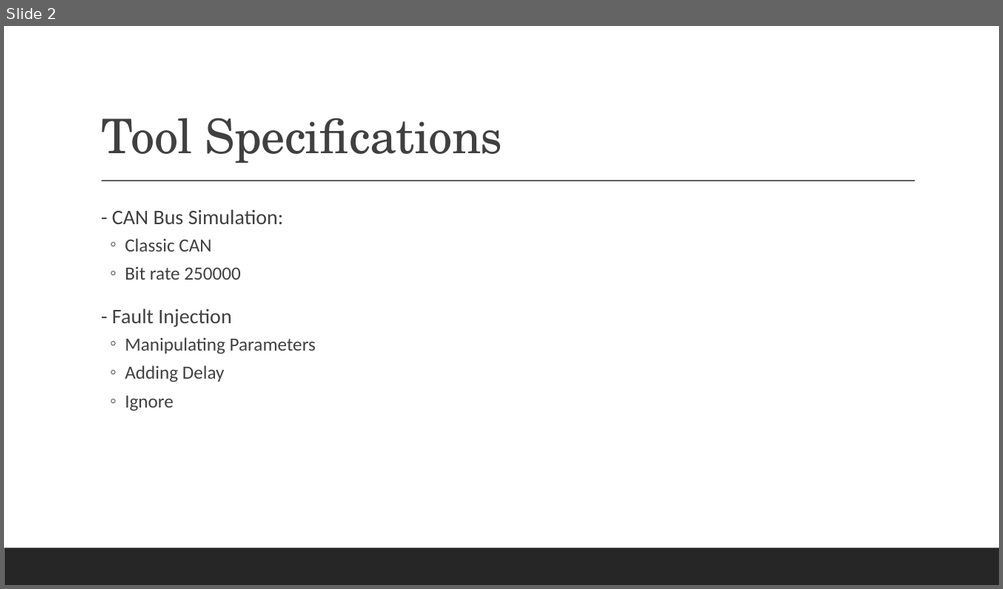
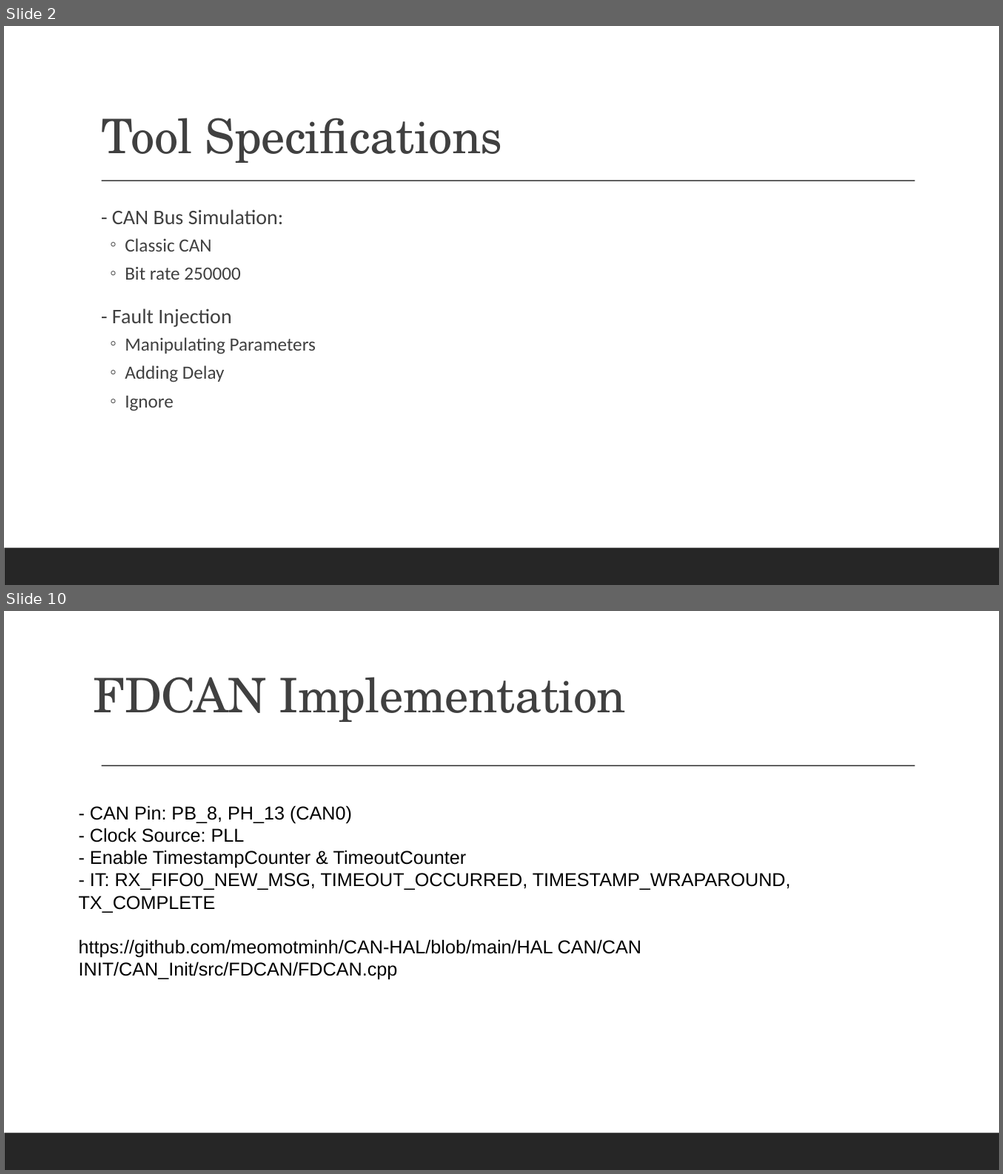
Before and after one commit to meomotminh/CAN-HAL, a slide deck: Thesis Present/PPT/Workshop 3 Presentation.odp. Shown one above the other, each under a label of ours: slide 2 before the commit, slides 2 and 10 after it; the slides between them are not shown. The pictures are 1003x589 and 1003x1174 pixels, drawn with LibreOffice and Linux fonts; fonts in the diff are those of the drawing. Boxes give left, top, right and bottom in pixels: in the first picture for what was removed or moved away, otherwise in the second. Text is boxed around its words. In the diff, an @@ line names an element or a change of style, - is before the commit and + after.

```diff
--- a/Thesis Present/PPT/Workshop 3 Presentation.odp
+++ b/Thesis Present/PPT/Workshop 3 Presentation.odp
@@ slide 10 added at <box>4,611,999,1170</box>, background #FFFFFF; not listed: 2 template elements that a slide beside it also shows @@
@@ title added at <box>94,677,626,722</box>, 46 pt, text #404040 @@
+FDCAN Implementation
@@ text added at <box>79,806,791,980</box>, 18 pt, text #000000 @@
+- CAN Pin: PB_8, PH_13 (CAN0)
+- Clock Source: PLL
+- Enable TimestampCounter & TimeoutCounter
+- IT: RX_FIFO0_NEW_MSG, TIMEOUT_OCCURRED, TIMESTAMP_WRAPAROUND, TX_COMPLETE
+https://github.com/meomotminh/CAN-HAL/blob/main/HAL CAN/CAN INIT/CAN_Init/src/FDCAN/FDCAN.cpp
```
Also in this commit, not shown: 10 slides changed, 11 other slides added, 14 slides removed, 7 other files.
